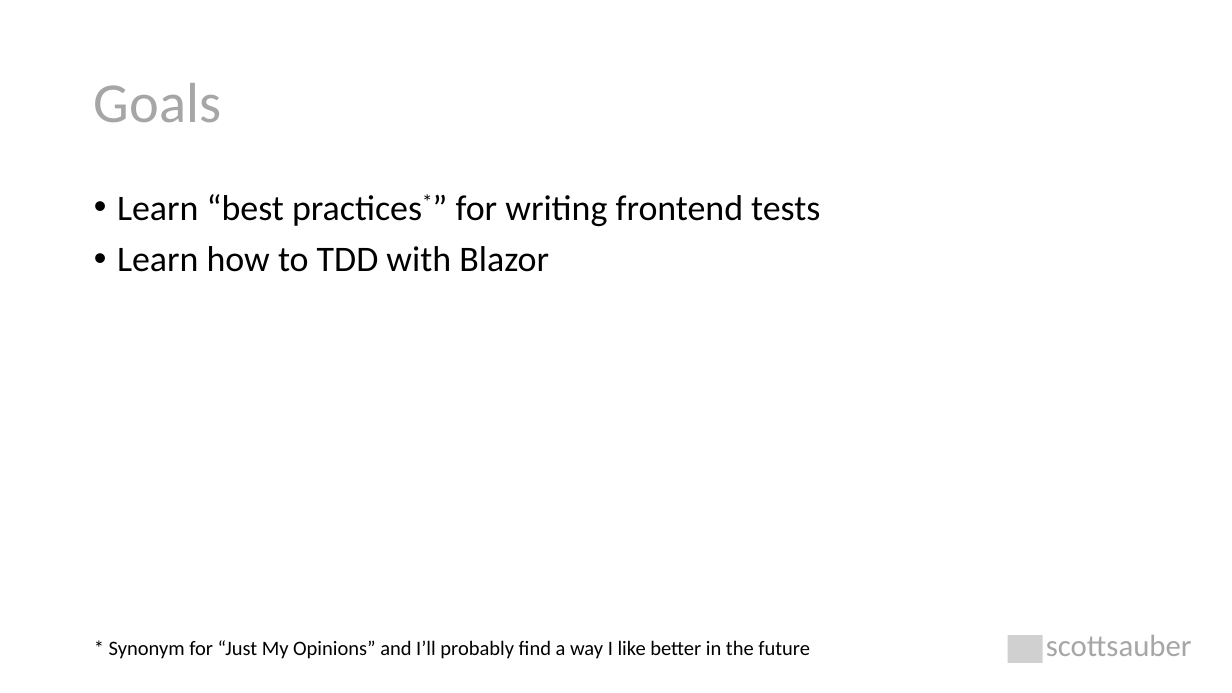
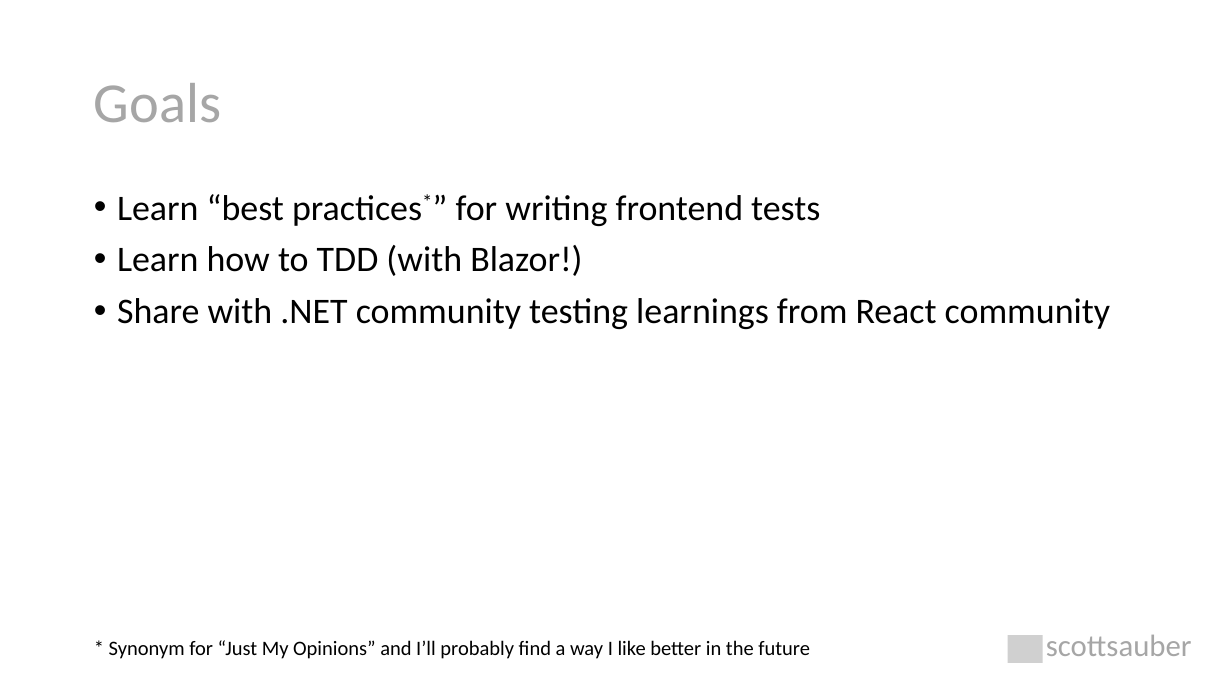
Before and after one commit to scottsauber/talks, a slide deck: slide 4 of 2023-11-09-JetBrains-TDDWithBlazor/TDD with Blazor.pptx. Drawn at 1232x693 pixels with LibreOffice and Linux fonts; fonts in the diff are those of the drawing; grey boxes stand for pictures. Boxes give left, top, right and bottom in pixels: in the first picture for what was removed or moved away, otherwise in the second. Text is boxed around its words. In the diff, an @@ line names an element or a change of style, - is before the commit and + after.

```diff
--- a/2023-11-09-JetBrains-TDDWithBlazor/TDD with Blazor.pptx
+++ b/2023-11-09-JetBrains-TDDWithBlazor/TDD with Blazor.pptx
@@ text at (x1=117, y1=245, x2=1110, y2=329): text changed @@
-• Learn how to TDD with Blazor
+• Learn how to TDD (with Blazor!)
+• Share with .NET community testing learnings from React community
```
Also in this commit, not shown: 8 other slides changed, 9 slides added, 3 slides removed, 6 other files.
